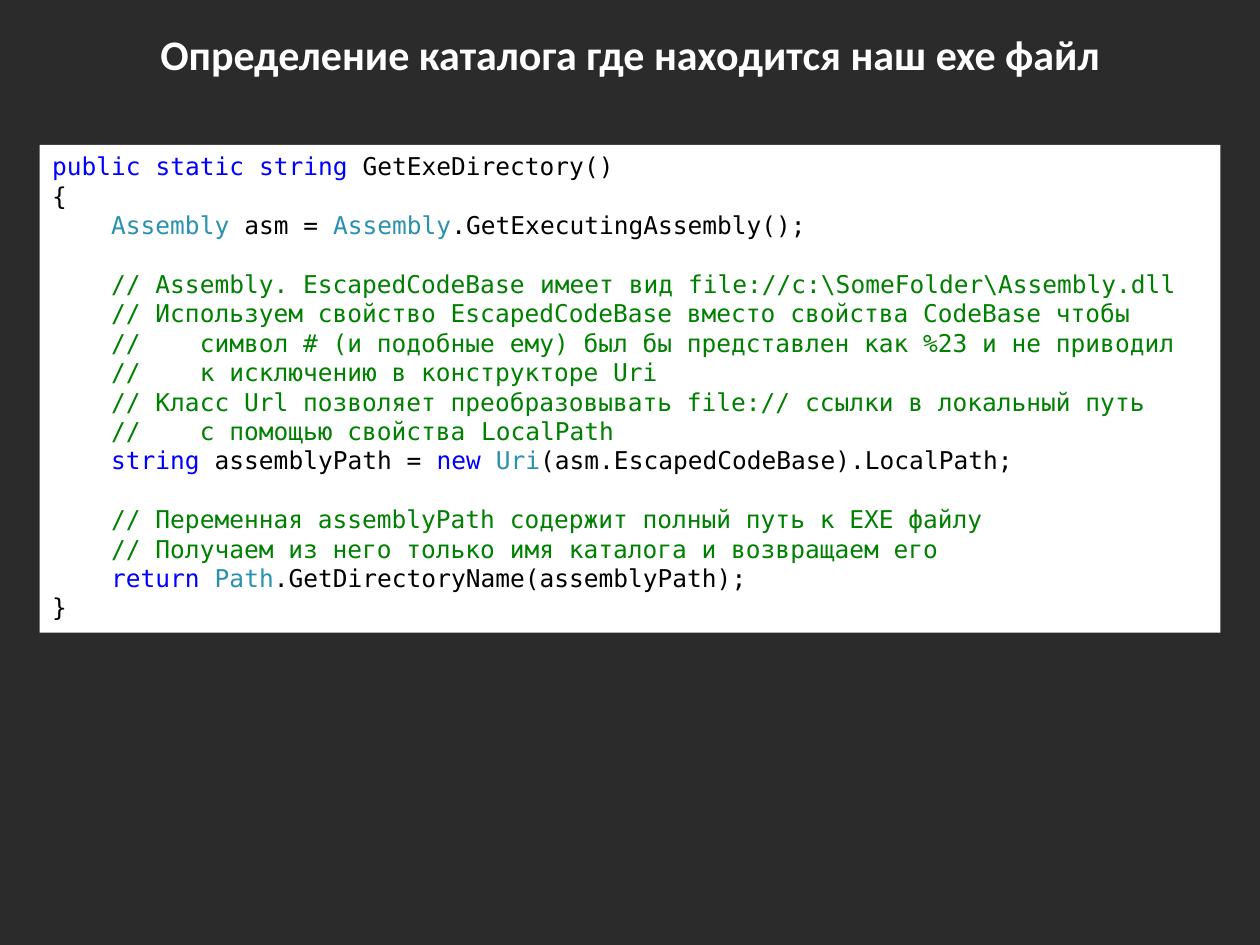
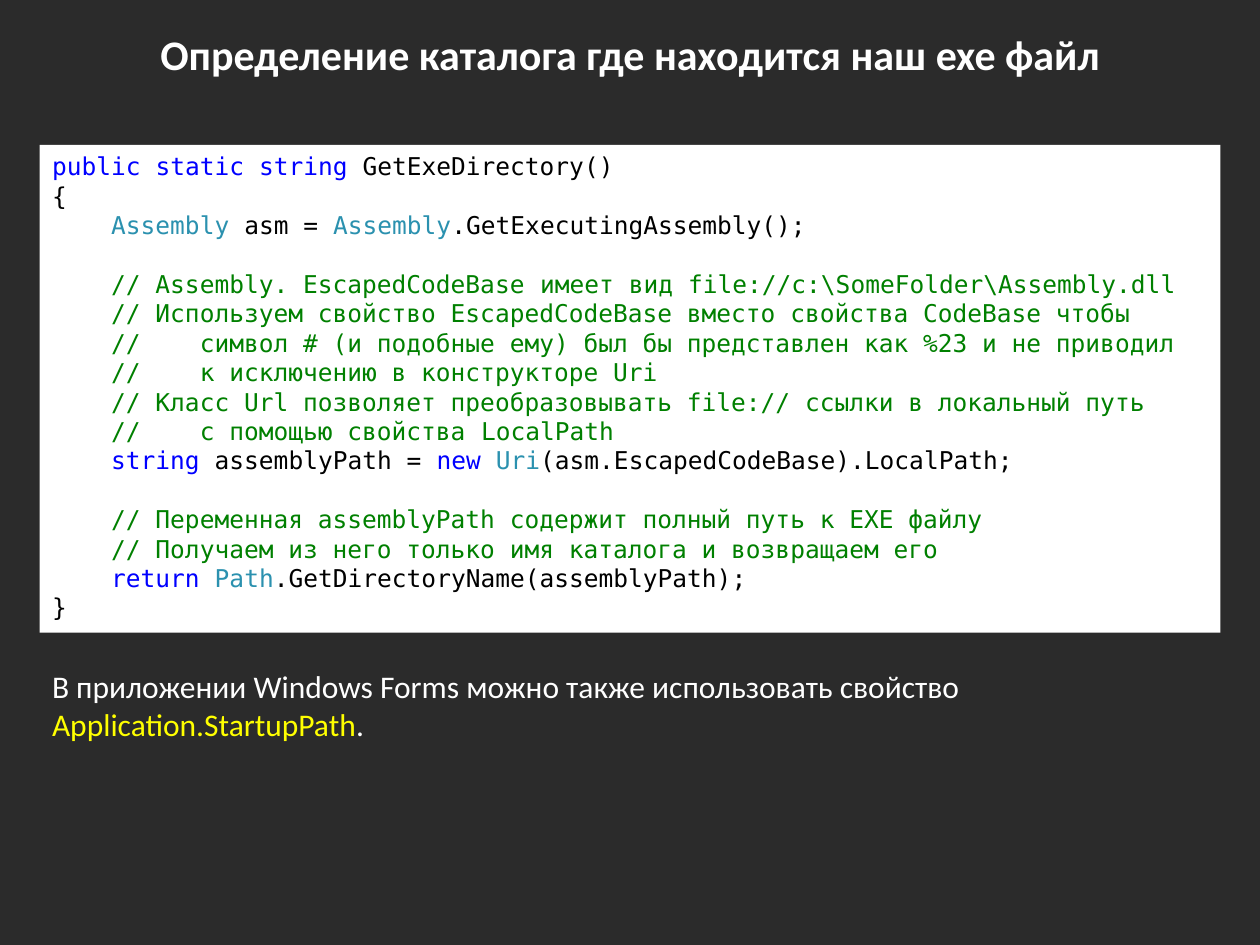
Before and after one commit to bazile/Training, a slide deck: slide 33 of Presentation/lesson-04-io.pptx. Drawn at 1260x945 pixels with LibreOffice and Linux fonts; fonts in the diff are those of the drawing; background and template pictures are left out; a plain dark background stands for a picture behind light text. Boxes give left, top, right and bottom in pixels: in the first picture for what was removed or moved away, otherwise in the second. Text is boxed around its words. In the diff, an @@ line names an element or a change of style, - is before the commit and + after.

Commit message:
Application.StartupPath

```diff
--- a/Presentation/lesson-04-io.pptx
+++ b/Presentation/lesson-04-io.pptx
@@ text added at [52,676,959,741], 18 pt, text #FFFFFF @@
+В приложении Windows Forms можно также использовать свойство Application.StartupPath.
```
Also in this commit, not shown: 1 other file.
